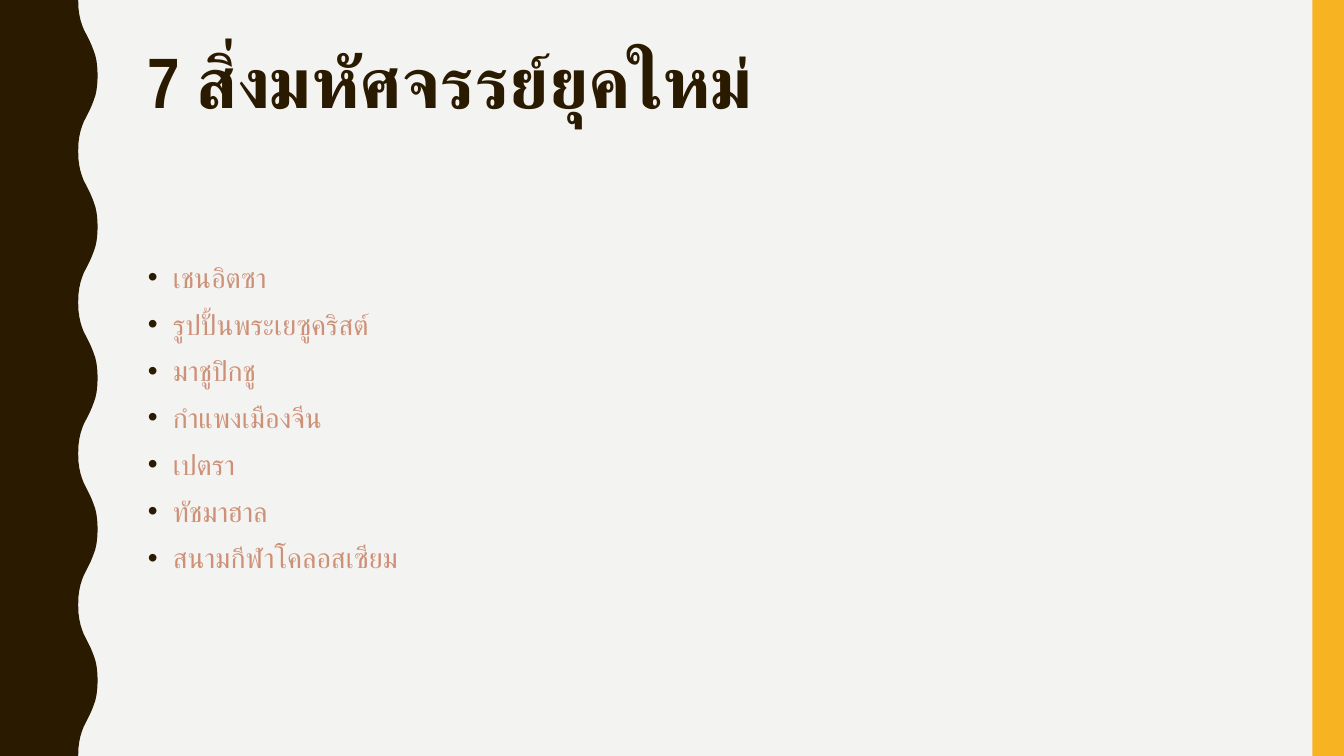
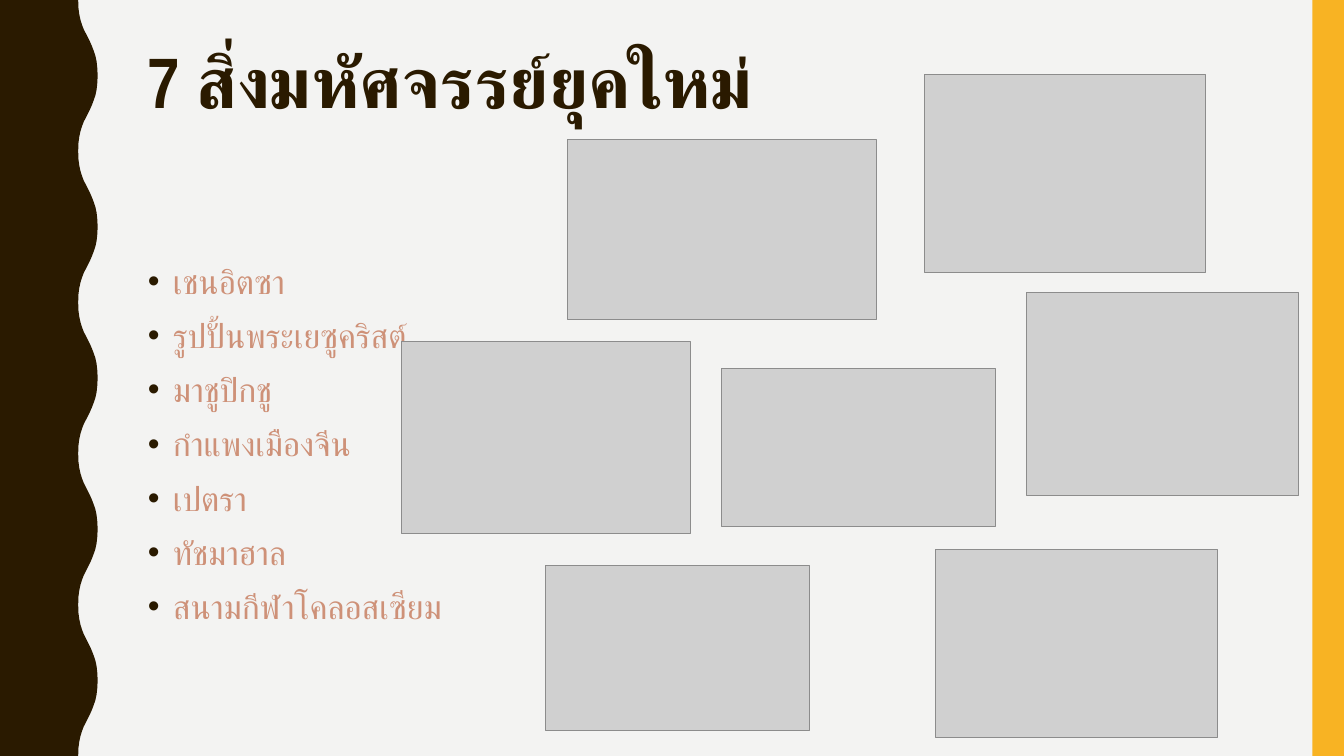
Before and after one commit to it61070256/7wonders, a slide deck: slide 5 of 7wonder.ppt (slide 6 before the commit). Drawn at 1344x756 pixels with LibreOffice and Linux fonts; fonts in the diff are those of the drawing; grey boxes stand for pictures. Boxes give left, top, right and bottom in pixels: in the first picture for what was removed or moved away, otherwise in the second. Text is boxed around its words. In the diff, an @@ line names an element or a change of style, - is before the commit and + after.

```diff
--- a/7wonder.ppt
+++ b/7wonder.ppt
@@ picture added at bbox=[924, 75, 1205, 272] @@
@@ picture added at bbox=[567, 140, 876, 319] @@
@@ text "เชนอิตซา" at bbox=[173, 269, 442, 619]: size 20 to 24 pt @@
@@ picture added at bbox=[1027, 292, 1299, 496] @@
@@ picture added at bbox=[401, 342, 689, 534] @@
@@ picture added at bbox=[721, 369, 994, 526] @@
@@ picture added at bbox=[546, 565, 810, 729] @@
@@ picture added at bbox=[936, 549, 1217, 737] @@
```
Also in this commit, not shown: 3 other slides changed, 1 slide added, 1 slide removed, 1 other file.
